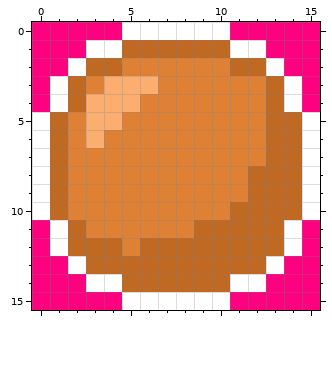
Pixel-art sprite -- src/gfx/spr_page_dot.png. Above, as it was before the edit.
The file is 16x16 pixels.
Now the later version:
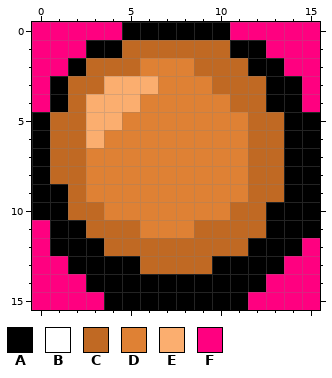
Palette (. is transparent): A #000000  B #ffffff  C #c06923  D #df8134  E #fbae6f  F #ff0080
Commit: Graphical improvements to help menu page indicator
Edits made:
The edit turns colour B into colour A in row 0 at x 5 to 10; in row 1 at x 3 to 4 and 11 to 12; in row 2 at x 2 and 13; in rows 3 to 4 at x 1 and 14; in rows 5 to 10 at x 0 and 15; in rows 11 to 12 at x 1 and 14.
The edit turns colour B into colour A in row 13 at x 2 and 13; in row 14 at x 3 to 4 and 11 to 12; in row 15 at x 5 to 10.
The edit turns colour C into colour A in row 2 at x 12; in rows 3 to 4 at x 13; in rows 5 to 8 at x 14; in row 9 at x 1 and 14; in row 10 at x 1 and 13 to 14; in row 11 at x 2 and 13.
The edit turns colour C into colour A in row 12 at x 2 to 3 and 12 to 13; in row 13 at x 3 to 5 and 10 to 12; in row 14 at x 5 to 10.
The edit turns colour F into colour A in row 11 at x 15; in row 15 at x 4 and 11.
The edit turns colour D into colour C in row 2 at x 5 and 9 to 10; in row 3 at x 3 and 10 to 12; in row 4 at x 11 to 12; in rows 5 to 7 at x 2 and 12; in rows 8 to 9 at x 2; in row 10 at x 2 to 3.
The edit turns colour D into colour C in row 11 at x 3 to 5; in row 12 at x 5.
Changed places in both pictures, as pixel boxes (x1, y1, x2, y2):
changed: (32, 22, 320, 310)
